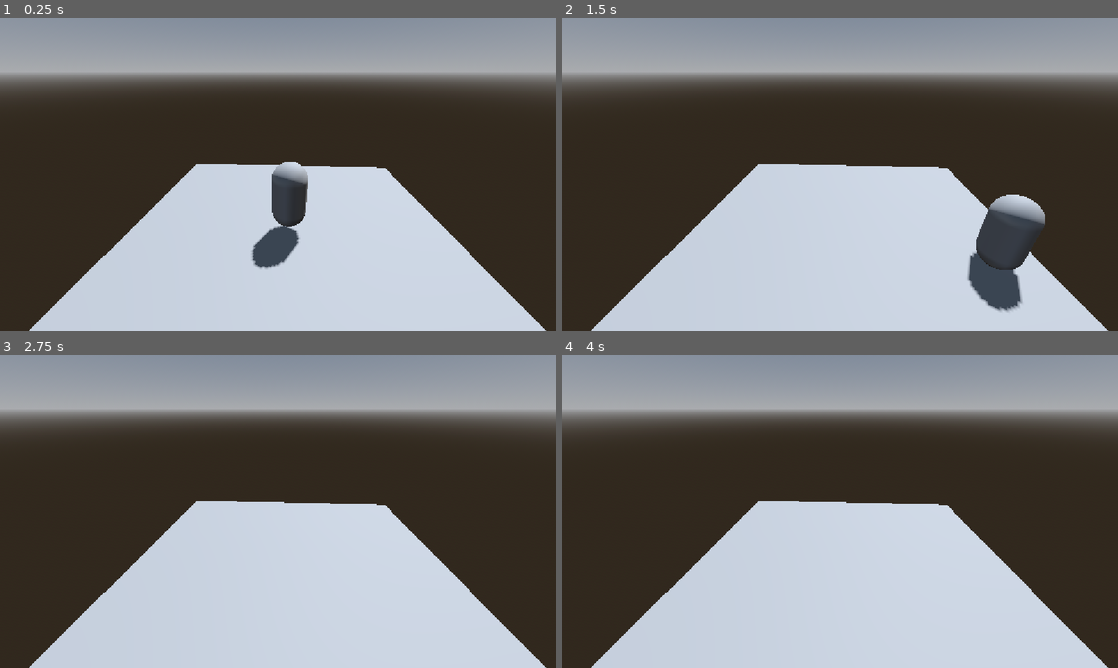
Above: before the commit, frames 1-4 (two rows, left to right).
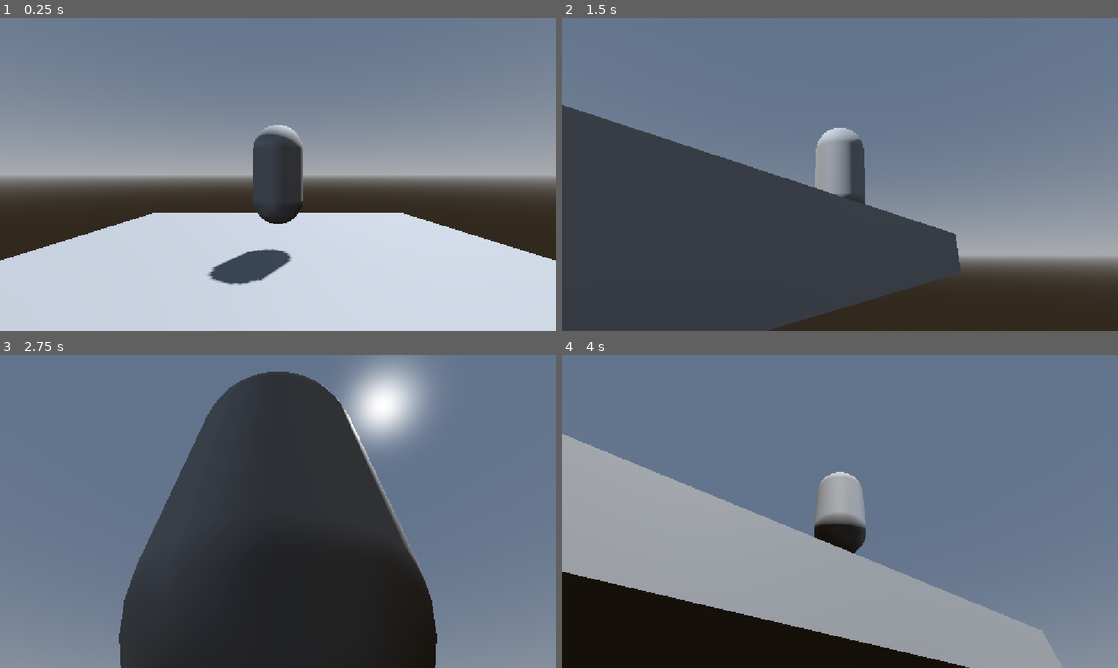
Above: after the commit, the same moments.

Repository: gdyg666/test
Game: Godot game, scene res://Scene/game_scene.tscn
Two runs of this game, one before a commit and one after it. Both use one fixed random seed, a clock stepped at 60 frames per second and the inputs below.
Inputs (mouse positions are in pixels of both pictures, inside the frame that each line leads up to):
- Up to frame 1 (0.25 s): no input
- Up to frame 2 (1.5 s): tap Enter (ui_accept) at 0.5, 0.77 s; move the mouse to (962, 158) at 0.52 s; hold D (right) 0.53-1.28 s; tap Tab at 0.6, 1.35 s; move the mouse to (728, 190) at 1.27 s; hold S (backwoard) from 1.28 s (still down)
- Up to frame 3 (2.75 s): tap Enter (ui_accept) at 1.52 s; move the mouse to (333, 442) at 2.02 s; release S (backwoard) at 2.03 s; hold D (right) from 2.03 s (still down); tap Tab at 2.1 s
- Up to frame 4 (4 s): tap Enter (ui_accept) at 2.75, 3.02, 3.77 s; move the mouse to (812, 574) at 2.77 s; release D (right) at 2.78 s; hold W (forward) 2.78-3.53 s; tap Tab at 2.85, 3.6 s; move the mouse to (1006, 558) at 3.52 s; hold A (left) from 3.53 s (still down)

The runs differ from the first frame. In frame 1, 66% of the frame differs, in the area x 0-100%, y 0-100%; in frame 2, 98%; in frame 3, 93%; in frame 4, 100%.

Commit message:
02移动随着视角变化

Diff:
--- a/Scene/game_scene.tscn
+++ b/Scene/game_scene.tscn
@@ -1,6 +1,7 @@
 [gd_scene format=3 uid="uid://e0t7mawak05o"]
 
 [ext_resource type="Script" uid="uid://c3lx4ti5p6dod" path="res://Scripts/player.gd" id="1_e32lr"]
+[ext_resource type="Script" uid="uid://ckos47yu4m7lu" path="res://Scripts/camera_controller.gd" id="2_s60wc"]
 
 [sub_resource type="ProceduralSkyMaterial" id="ProceduralSkyMaterial_cs0qy"]
 sky_horizon_color = Color(0.66224277, 0.6717428, 0.6867428, 1)
@@ -24,6 +25,9 @@
 
 [sub_resource type="CapsuleShape3D" id="CapsuleShape3D_wvhbo"]
 
+[sub_resource type="SphereShape3D" id="SphereShape3D_s60wc"]
+radius = 0.1
+
 [node name="GameScene" type="Node3D" unique_id=1403335381]
 
 [node name="WorldEnvironment" type="WorldEnvironment" parent="." unique_id=1855220479]
@@ -41,9 +45,10 @@
 [node name="CollisionShape3D" type="CollisionShape3D" parent="MeshInstance3D/StaticBody3D" unique_id=474345561]
 shape = SubResource("ConcavePolygonShape3D_s60wc")
 
-[node name="Player" type="CharacterBody3D" parent="." unique_id=1948754776]
-transform = Transform3D(1, 0, 0, 0, 1, 0, 0, 0, 1, 0, 2.150463, 0)
+[node name="Player" type="CharacterBody3D" parent="." unique_id=1948754776 node_paths=PackedStringArray("camer")]
+transform = Transform3D(1, 0, 0, 0, 1, 0, 0, 0, 1, 0, 2.37755, 0)
 script = ExtResource("1_e32lr")
+camer = NodePath("SpringArm3D/Camera3D")
 
 [node name="MeshInstance3D" type="MeshInstance3D" parent="Player" unique_id=513916426]
 mesh = SubResource("CapsuleMesh_wvhbo")
@@ -51,5 +56,10 @@
 [node name="CollisionShape3D" type="CollisionShape3D" parent="Player" unique_id=835428590]
 shape = SubResource("CapsuleShape3D_wvhbo")
 
-[node name="Camera3D" type="Camera3D" parent="." unique_id=1071549877]
-transform = Transform3D(0.99862957, -0.023556098, 0.046734415, 0, 0.89297885, 0.45009866, -0.05233541, -0.44948184, 0.8917551, -0.06418586, 4.978715, 4.957439)
+[node name="SpringArm3D" type="SpringArm3D" parent="Player" unique_id=773147776]
+shape = SubResource("SphereShape3D_s60wc")
+spring_length = 5.0
+script = ExtResource("2_s60wc")
+
+[node name="Camera3D" type="Camera3D" parent="Player/SpringArm3D" unique_id=2024367150]
+fov = 65.0
--- /dev/null
+++ b/Scripts/camera_controller.gd
@@ -0,0 +1,28 @@
+extends SpringArm3D
+
+@export var mouse_sensitivity:float = 0.01
+
+# Called when the node enters the scene tree for the first time.
+func _ready() -> void:
+	Input.mouse_mode = Input.MOUSE_MODE_CAPTURED
+	pass # Replace with function body.
+
+
+# Called every frame. 'delta' is the elapsed time since the previous frame.
+func _process(delta: float) -> void:
+	pass
+
+
+func _input(event: InputEvent) -> void:
+	if event is InputEventMouseMotion and Input.mouse_mode == Input.MOUSE_MODE_CAPTURED:
+		var mouse_delta = event.relative
+		rotation.y -= mouse_delta.x * mouse_sensitivity
+		rotation.x -= mouse_delta.y * mouse_sensitivity
+		rotation.x = clamp(rotation.x,-PI/2,PI/4)
+
+	if event is InputEventKey:
+		if event.keycode == KEY_TAB and event.pressed:
+			if Input.mouse_mode == Input.MOUSE_MODE_CAPTURED:
+				Input.mouse_mode = Input.MOUSE_MODE_VISIBLE
+			else:
+				Input.mouse_mode = Input.MOUSE_MODE_CAPTURED
--- a/Scripts/player.gd
+++ b/Scripts/player.gd
@@ -1,5 +1,6 @@
 extends CharacterBody3D
 
+@export var camer:Camera3D
 
 const SPEED = 5.0
 const JUMP_VELOCITY = 4.5
@@ -18,6 +19,8 @@
 	# As good practice, you should replace UI actions with custom gameplay actions.
 	var input_dir := Input.get_vector("left", "right", "forward", "backwoard")
 	var direction := (transform.basis * Vector3(input_dir.x, 0, input_dir.y)).normalized()
+	direction = direction.rotated(Vector3.UP, camer.global_rotation.y)
+	print(direction)
 	if direction:
 		velocity.x = direction.x * SPEED
 		velocity.z = direction.z * SPEED
Not shown, added: Scripts/camera_controller.gd.uid
